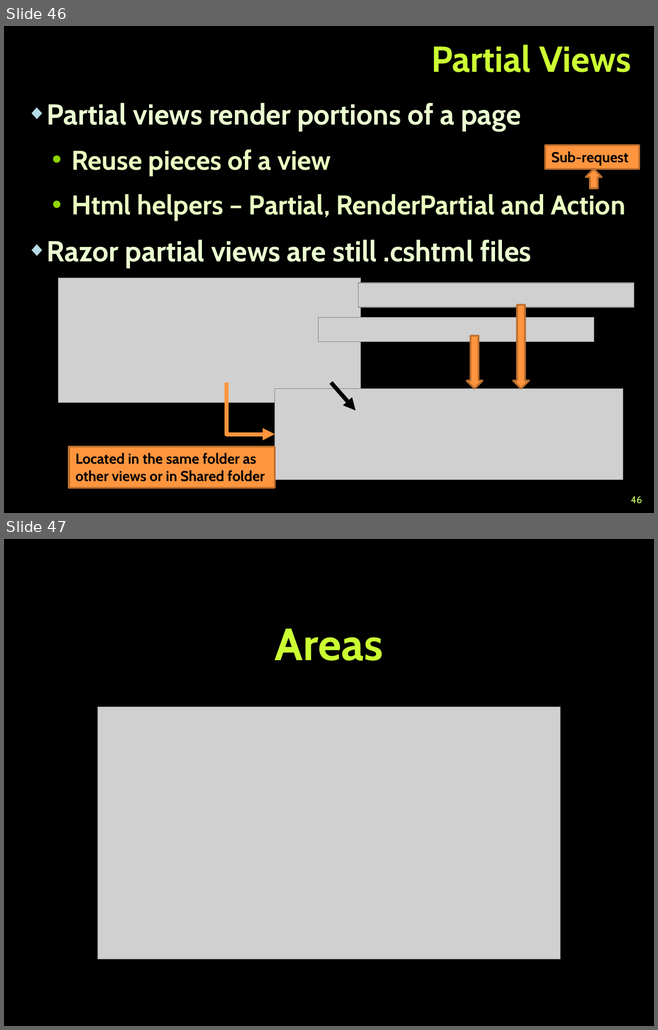
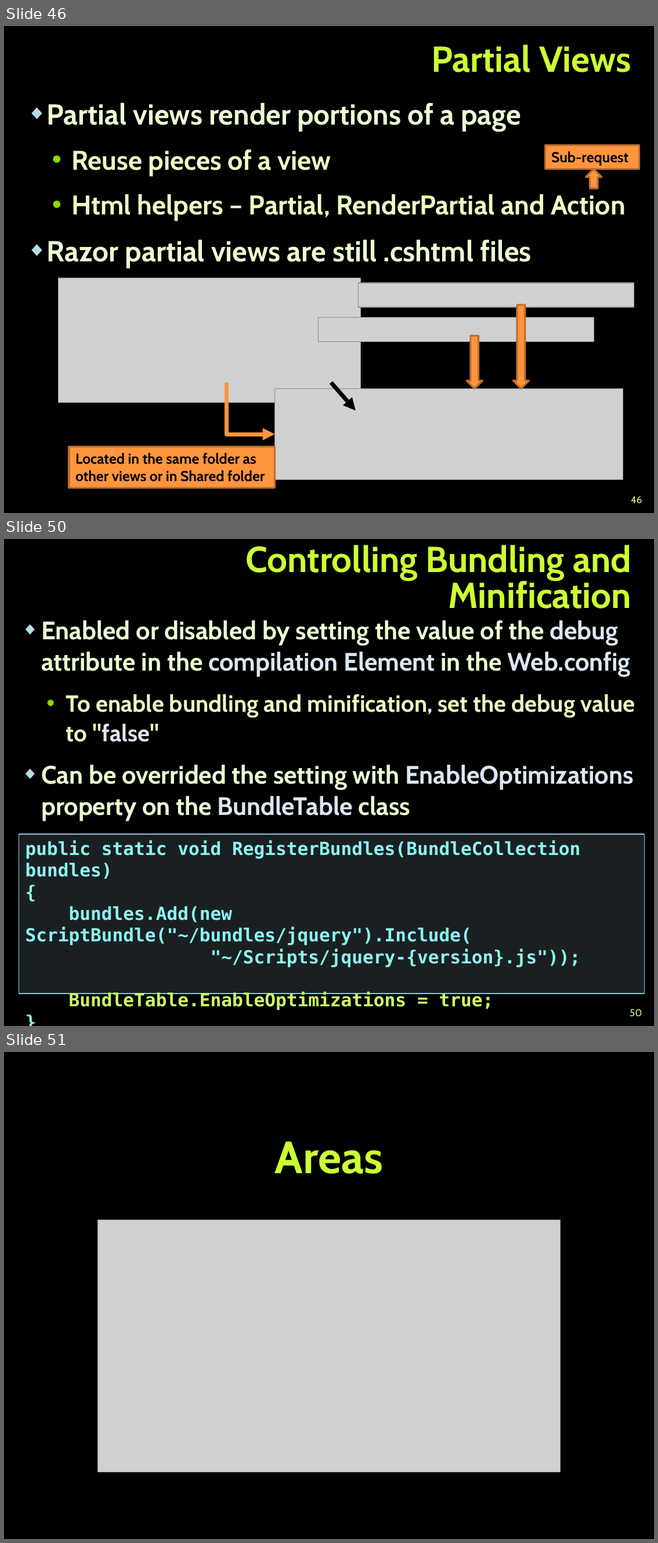
Before and after one commit to TelerikAcademy/ASP.NET-MVC, a slide deck: 02. ASP.NET-MVC-Essentials/ASP.NET MVC Essentials.pptx. Shown one above the other, each under a label of ours: slides 46 and 47 before the commit, slides 46, 50 and 51 after it; the slides between them are not shown. The pictures are 658x1030 and 658x1543 pixels, drawn with LibreOffice and Linux fonts; fonts in the diff are those of the drawing; grey boxes stand for pictures; background and template pictures are left out. Boxes give left, top, right and bottom in pixels: in the first picture for what was removed or moved away, otherwise in the second. Text is boxed around its words. In the diff, an @@ line names an element or a change of style, - is before the commit and + after.

Commit message:
Added slides for bundling and minification in ASP.NET MVC Essentials.pptx

```diff
--- a/02. ASP.NET-MVC-Essentials/ASP.NET MVC Essentials.pptx
+++ b/02. ASP.NET-MVC-Essentials/ASP.NET MVC Essentials.pptx
@@ slide 50 added at (4,539,654,1026), background picture (left out) @@
@@ title added at (246,545,631,609), 40 pt, text #CCFF33, bold @@
+Controlling Bundling and Minification
@@ text added at (41,620,635,821), 28 pt, text #EBFFD2, bold @@
+◆ Enabled or disabled by setting the value of the debug attribute in the compilation Element in the Web.config
+  • To enable bundling and minification, set the debug value to "false"
+◆ Can be overrided the setting with EnableOptimizations property on the BundleTable class
@@ rectangle added at (19,834,644,994), fill #B5DBE5 at 15% opacity, outline #90CAD7 1 pt, 20 pt, text #8CF4F2, bold @@
+public static void RegisterBundles(BundleCollection bundles)
+{
+bundles.Add(new ScriptBundle("~/bundles/jquery").Include(
+"~/Scripts/jquery-{version}.js"));
+BundleTable.EnableOptimizations = true;
+}
@@ page number added at (629,1009,641,1017), 11 pt, text #CCFF66 @@
+50
@@ what was slide 47 is now slide 51 @@
```
Also in this commit, not shown: 1 slide changed, 3 other slides added, 1 other file.
